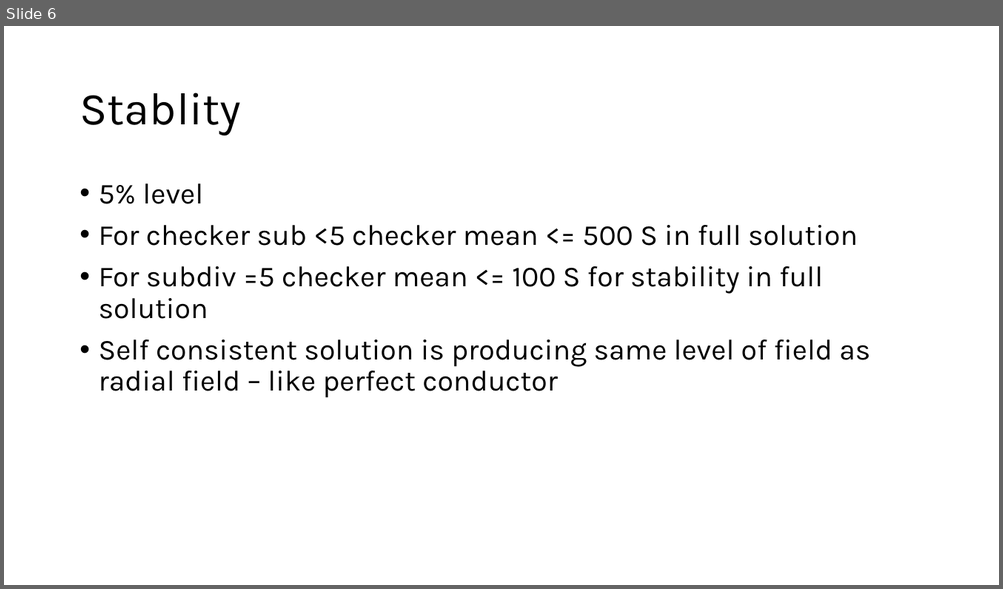
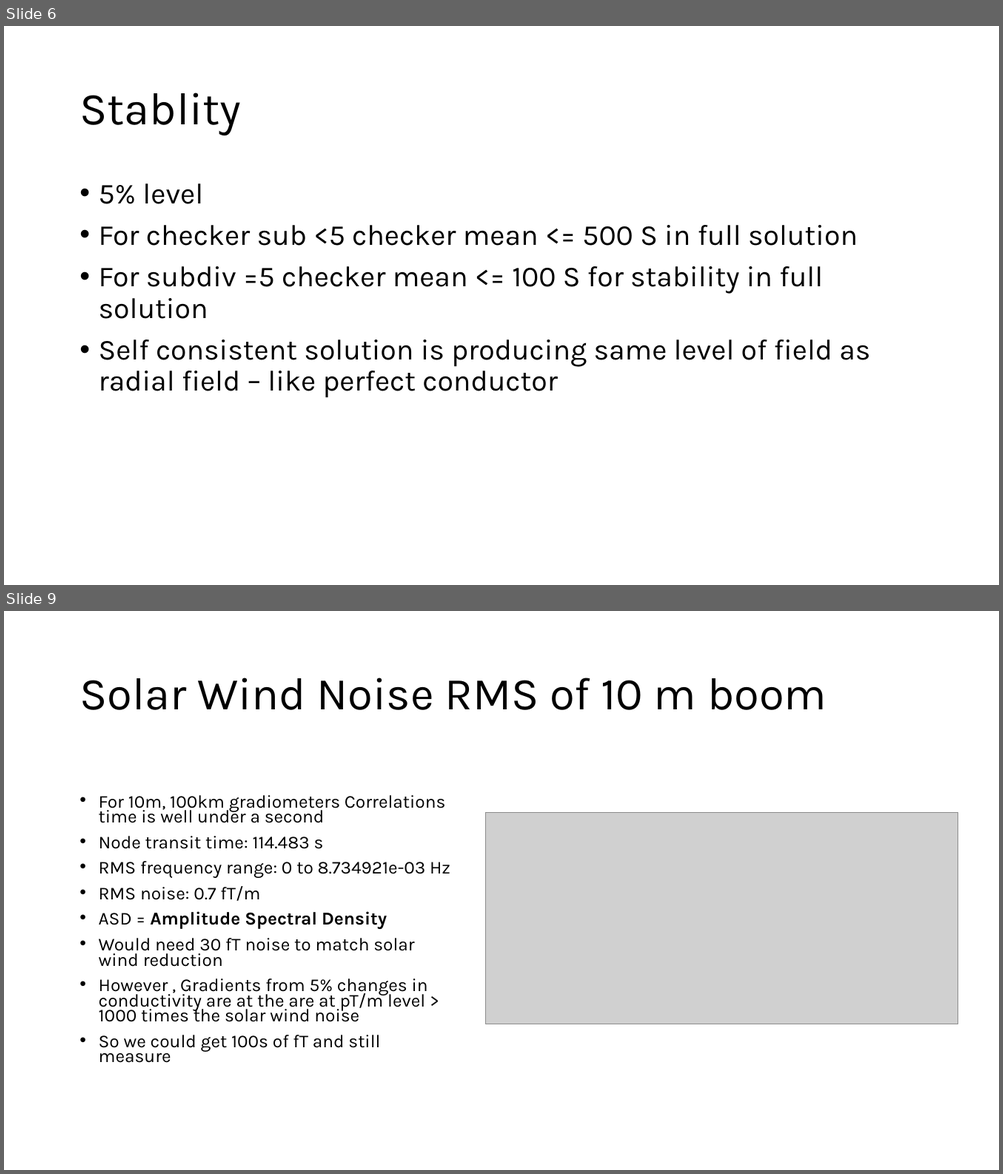
Before and after one commit to malindeman1999/gradiometer, a slide deck: Notes/Notes About Gradieometer.pptx. Shown one above the other, each under a label of ours: slide 6 before the commit, slides 6 and 9 after it; the slides between them are not shown. The pictures are 1003x589 and 1003x1174 pixels, drawn with LibreOffice and Linux fonts; fonts in the diff are those of the drawing; grey boxes stand for pictures. Boxes give left, top, right and bottom in pixels: in the first picture for what was removed or moved away, otherwise in the second. Text is boxed around its words. In the diff, an @@ line names an element or a change of style, - is before the commit and + after.

Commit message:
Unify solar wind plotting and update noise panels

```diff
--- a/Notes/Notes About Gradieometer.pptx
+++ b/Notes/Notes About Gradieometer.pptx
@@ slide 9 added at [4,611,999,1170], background #FFFFFF @@
@@ title added at [79,678,826,710], 44 pt, text #000000 @@
+Solar Wind Noise RMS of 10 m boom
@@ text added at [99,795,450,1063], 17.5 pt, text #000000 @@
+• For 10m, 100km gradiometers Correlations time is well under a second
+• Node transit time: 114.483 s
+• RMS frequency range: 0 to 8.734921e-03 Hz
+• RMS noise: 0.7 fT/m
+• ASD = Amplitude Spectral Density
+• Would need 30 fT noise to match solar wind reduction
+• However , Gradients from 5% changes in conductivity are at the are at pT/m level > 1000 times the solar wind noise
+• So we could get 100s of fT and still measure
@@ picture added at [486,812,959,1025] @@
```
Also in this commit, not shown: 1 slide changed, 2 other slides added, 11 other files.
